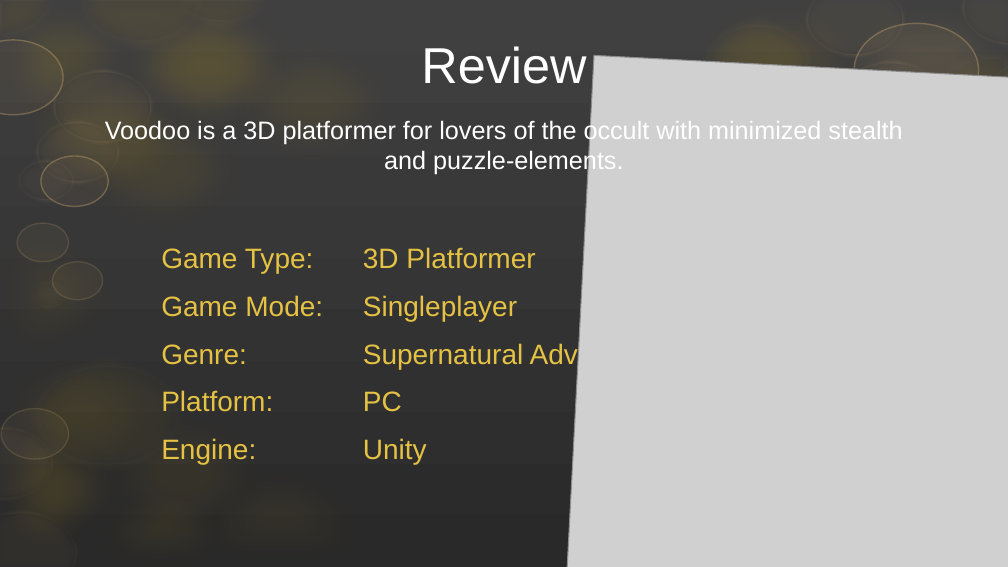
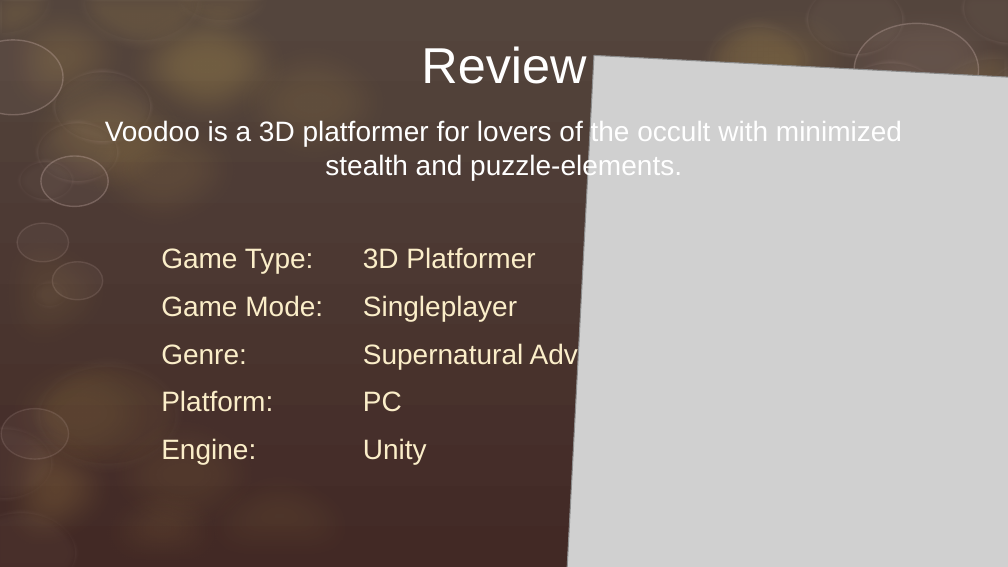
Before and after one commit to ArtjomProGrammer/Voodoo, a slide deck: slide 2 of _Organisation/Präsentation/Voodoo_PP1.pptx. Drawn at 1008x567 pixels with LibreOffice and Linux fonts; fonts in the diff are those of the drawing; grey boxes stand for pictures; background and template pictures are left out. Boxes give left, top, right and bottom in pixels: in the first picture for what was removed or moved away, otherwise in the second. Text is boxed around its words. In the diff, an @@ line names an element or a change of style, - is before the commit and + after.

```diff
--- a/_Organisation/Präsentation/Voodoo_PP1.pptx
+++ b/_Organisation/Präsentation/Voodoo_PP1.pptx
@@ freeform shape at (0, 0, 154, 134): fill #C39F1B at 14% opacity to #F3CD60 at 14% opacity @@
@@ fill #C39F1B at 10% opacity to #F3CD60 at 10% opacity; outline #EFDA8E 14 pt to #FDF5DF 14 pt in 6 elements at (925, 49, 1008, 153), (700, 17, 814, 103), (758, 120, 892, 221), (76, 0, 208, 49), (165, 0, 279, 30), (0, 0, 57, 42) @@
@@ ellipse at (102, 0, 312, 145): fill #C39F1B at 20% opacity to #F3CD60 at 20% opacity @@
@@ freeform shape at (827, 0, 1008, 134): fill #EDC17C at 10% opacity to #D3B9B3 at 10% opacity @@
@@ fill #C39F1B at 15% opacity to #F3CD60 at 15% opacity in 3 elements at (0, 54, 211, 213), (827, 91, 1008, 249), (674, 65, 885, 223) @@
@@ fill #C39F1B at 10% opacity to #F3CD60 at 10% opacity in 3 elements at (207, 23, 417, 181), (674, 0, 885, 136), (57, 91, 268, 249) @@
@@ text "Voodoo is a 3D platformer ..." at (105, 120, 902, 180): size 18 to 20 pt @@
@@ subtitle "Game Type: 3D Platformer" at (161, 247, 658, 464): text colour #E5C243 to #FBEEC9 @@
@@ fill #C39F1B at 8% opacity to #F3CD60 at 8% opacity in 4 elements at (0, 335, 184, 493), (78, 396, 288, 554), (174, 451, 385, 567), (0, 214, 141, 372) @@
@@ fill #EDC17C at 5% opacity to #D3B9B3 at 5% opacity; outline #EDC17C 1 pt to #D3B9B3 1 pt in 7 elements at (1, 408, 69, 459), (0, 40, 62, 115), (41, 156, 109, 207), (854, 23, 978, 117), (824, 110, 891, 160), (17, 223, 69, 261), (52, 262, 103, 300) @@
@@ fill #EDC17C at 5% opacity to #D3B9B3 at 5% opacity; outline #EDC17C 5 pt to #D3B9B3 5 pt in 10 elements at (0, 510, 78, 567), (0, 426, 54, 501), (52, 70, 153, 145), (35, 120, 121, 183), (17, 158, 75, 202), (805, 0, 906, 57), (961, 0, 1008, 45), (983, 61, 1008, 136), (837, 60, 943, 141), (30, 279, 70, 308) @@
@@ ellipse at (30, 357, 184, 473): fill #C39F1B at 6% opacity to #F3CD60 at 6% opacity; outline #EFDA8E 14 pt to #FDF5DF 14 pt @@
@@ freeform shape at (0, 409, 141, 567): fill #C39F1B at 16% opacity to #F3CD60 at 16% opacity @@
@@ freeform shape at (57, 474, 268, 567): fill #C39F1B at 16% opacity to #F3CD60 at 16% opacity @@
```
Also in this commit, not shown: 6 other slides changed.
